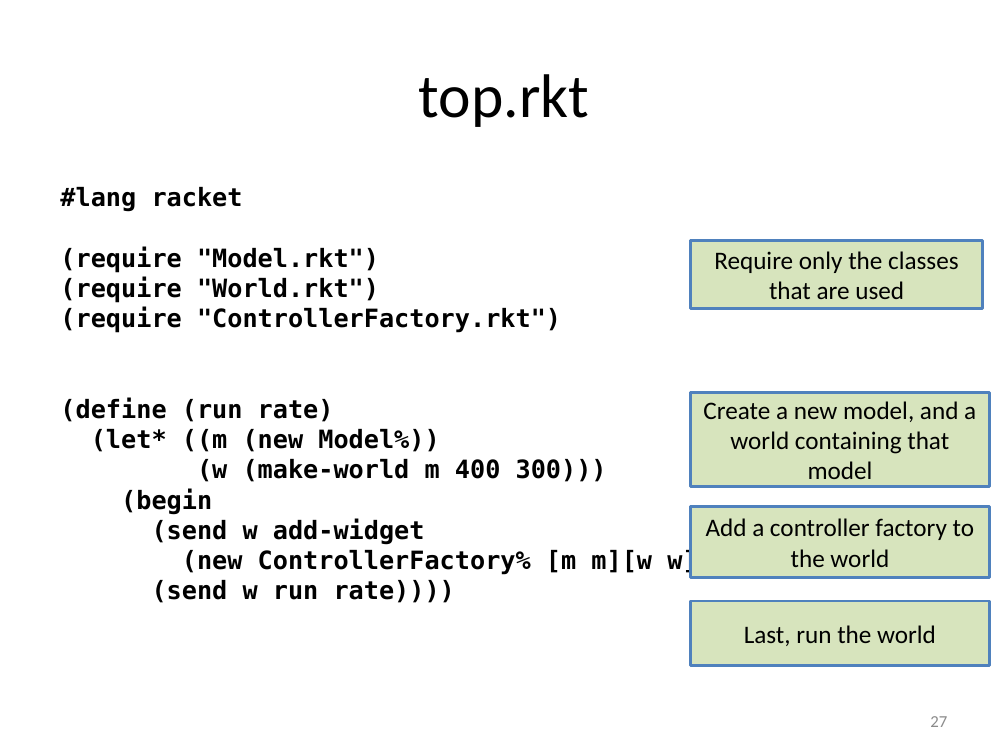
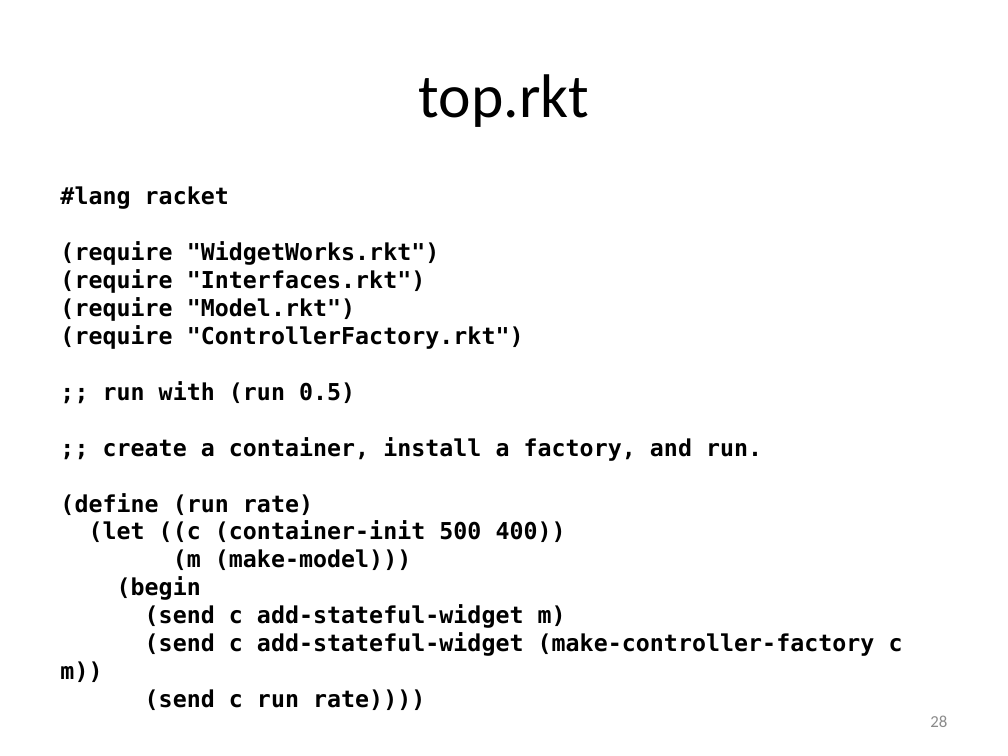
Before and after one commit to mwand/cs5010f16, a slide deck: slide 28 of Slides/Lesson 11.3 Model-View-Controller Architecture.pptx (slide 27 before the commit). Drawn at 1008x756 pixels with LibreOffice and Linux fonts; fonts in the diff are those of the drawing. Boxes give left, top, right and bottom in pixels: in the first picture for what was removed or moved away, otherwise in the second. Text is boxed around its words. In the diff, an @@ line names an element or a change of style, - is before the commit and + after.

```diff
--- a/Slides/Lesson 11.3 Model-View-Controller Architecture.pptx
+++ b/Slides/Lesson 11.3 Model-View-Controller Architecture.pptx
@@ text at (60, 186, 524, 600): size 18 to 16.6 pt in "#lang racket", "(require "Model.rkt")", "(require "ControllerFactory.rkt")", "(define (run rate)" and 1 more places @@
@@ text at (60, 241, 440, 293): paragraphs added @@
+(require "WidgetWorks.rkt")
+(require "Interfaces.rkt")
@@ rectangle removed at (690, 240, 983, 308) @@
-Require only the classes that are used
@@ text at (60, 276, 379, 303): paragraph removed @@
-(require "World.rkt")
@@ text at (103, 381, 762, 461): paragraphs added @@
+;; run with (run 0.5)
+;; create a container, install a factory, and run.
@@ rectangle removed at (690, 393, 989, 487) @@
-Create a new model, and a world containing that model
@@ rectangle removed at (690, 507, 989, 578) @@
-Add a controller factory to the world
@@ text at (89, 520, 566, 570): text changed; size 18 to 16.6 pt @@
-(let* ((m (new Model%))
-(w (make-world m 400 300)))
+(let ((c (container-init 500 400))
+(m (make-model)))
@@ text at (60, 604, 903, 682): text changed; size 18 to 16.6 pt @@
-(send w add-widget
-(new ControllerFactory% [m m][w w]))
-(send w run rate))))
+(send c add-stateful-widget m)
+(send c add-stateful-widget (make-controller-factory c m))
+(send c run rate))))
@@ rectangle removed at (690, 601, 989, 665) @@
-Last, run the world
@@ page number at (930, 715, 947, 727): text changed @@
-27
+28
```
Also in this commit, not shown: 9 other slides changed, 4 slides added, 3 slides removed, 2 other files.
